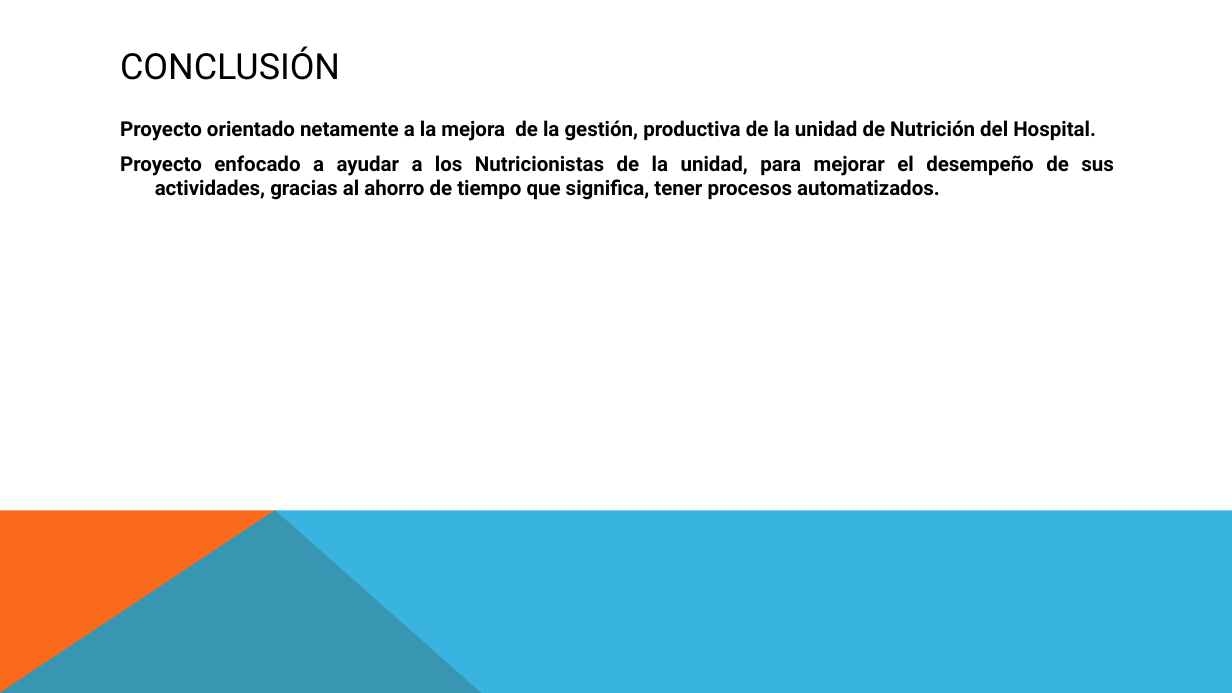
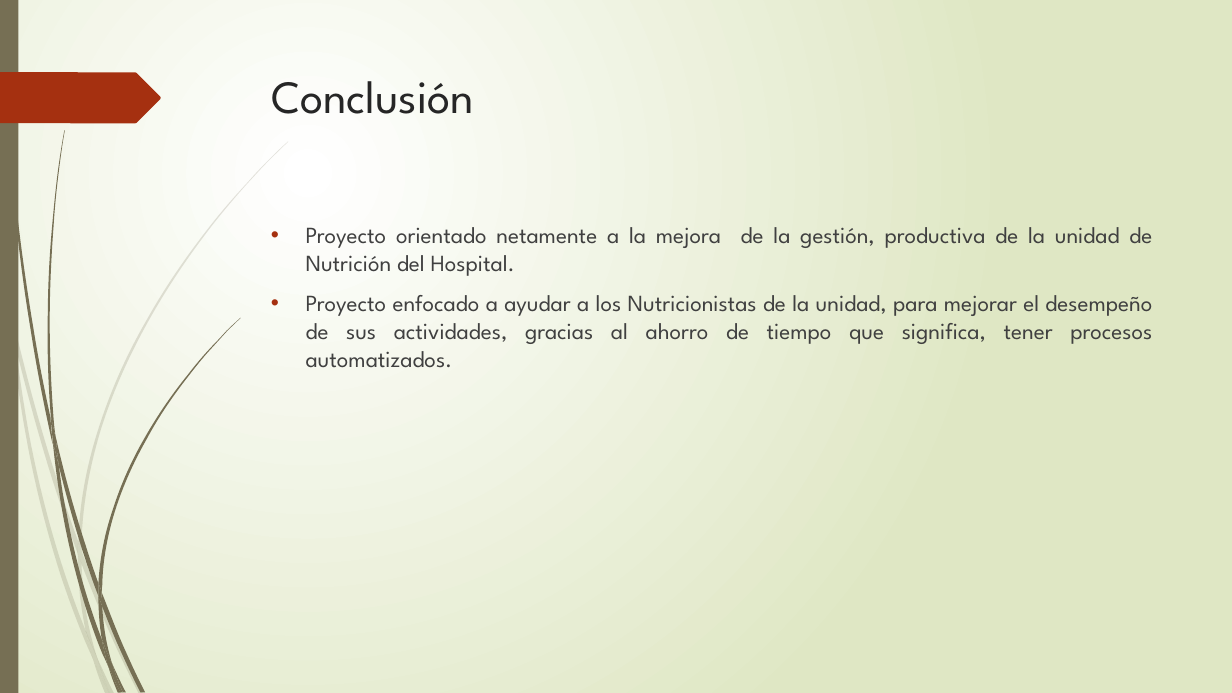
Before and after one commit to food-aid/Seminario, a slide deck: slide 11 of Food-Aid.pptx. Drawn at 1232x693 pixels with LibreOffice and Linux fonts; fonts in the diff are those of the drawing. Boxes give left, top, right and bottom in pixels: in the first picture for what was removed or moved away, otherwise in the second. Text is boxed around its words. In the diff, an @@ line names an element or a change of style, - is before the commit and + after.

```diff
--- a/Food-Aid.pptx
+++ b/Food-Aid.pptx
@@ background #FFFFFF to gradient #FFFFFF to #DFE8C4 @@
@@ rectangle added at bbox=[0, 0, 18, 693], fill #766F54 @@
@@ freeform shape added at bbox=[0, 72, 161, 123], fill #A53010 @@
@@ title "Conclusión" at bbox=[271, 81, 474, 114]: vertical alignment middle to top @@
@@ title at bbox=[271, 81, 474, 114]: text changed; size 28 to 36 pt; font Roboto to League Spartan; text colour #000000 to #262626 @@
-CONCLUSIÓN
+Conclusión
@@ text "Proyecto orientado netamente a la ...": place and size @@
-text "Proyecto orientado netamente a la ..." at bbox=[120, 120, 1114, 200]
+text "Proyecto orientado netamente a la ..." at bbox=[306, 227, 1152, 368]
@@ text "Proyecto orientado netamente a la ..." at bbox=[306, 227, 1152, 368]: size 16 to 18 pt, font Roboto to League Spartan, text colour #000000 to #404040, bold off; bullet none to •; more space between paragraphs @@
@@ freeform shape removed at bbox=[0, 510, 482, 693] @@
@@ freeform shape removed at bbox=[0, 510, 1232, 693] @@
@@ group added at bbox=[0, 141, 288, 693]: 10 freeform shapes @@
@@ group added at bbox=[3, 0, 240, 693]: 12 freeform shapes @@
```
Also in this commit, not shown: 11 other slides changed.
